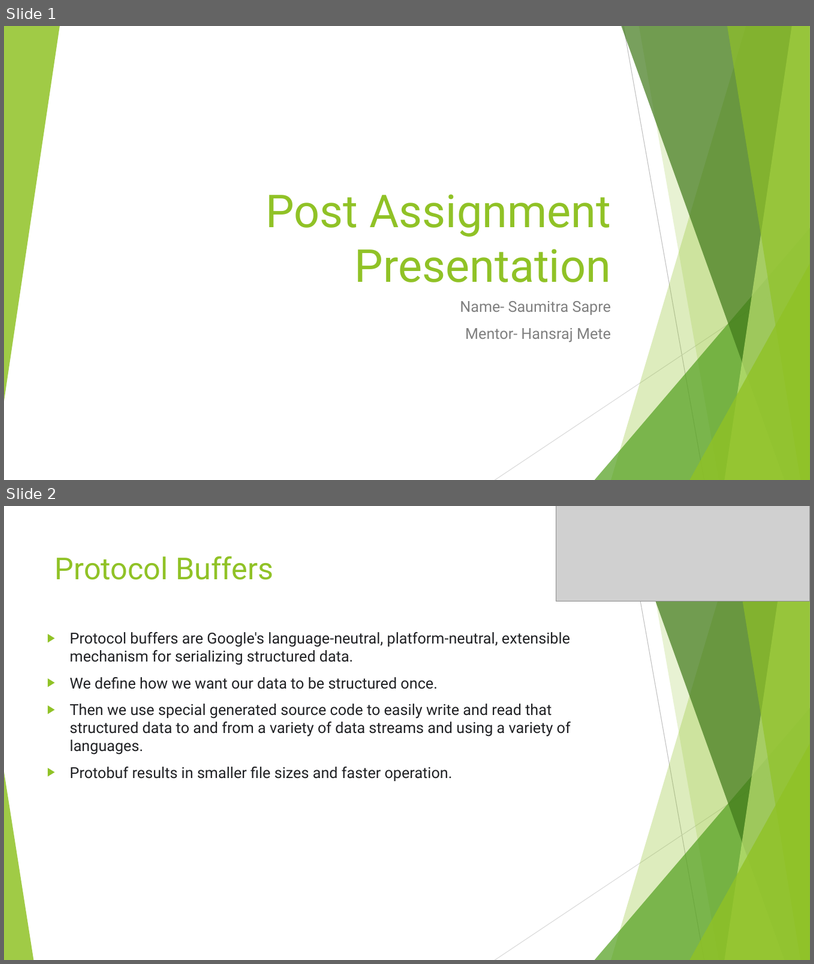
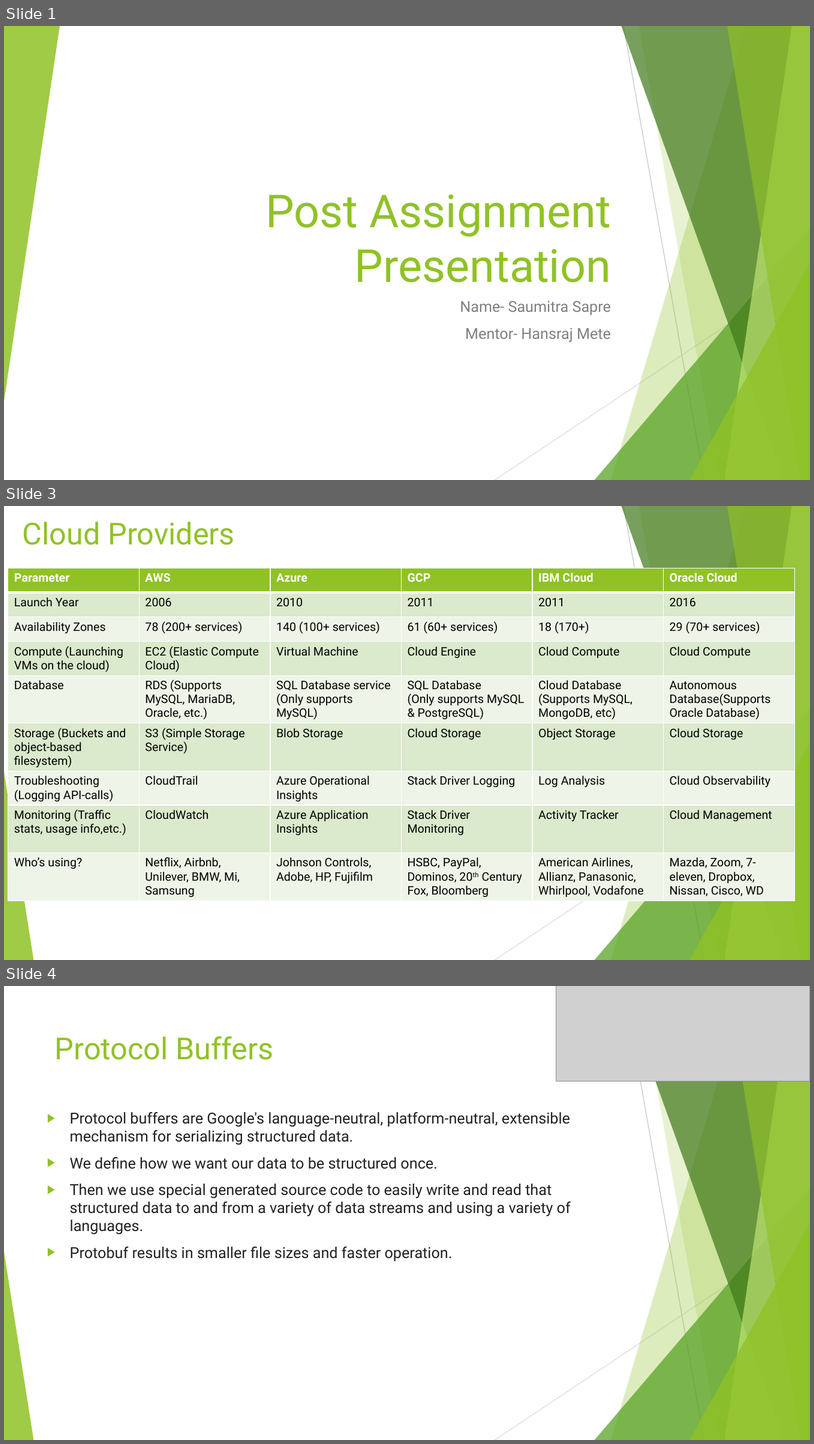
Before and after one commit to saumitrasapre/rackware-training, a slide deck: Presentation/Post_2week_Presentation.pptx. Shown one above the other, each under a label of ours: slides 1 and 2 before the commit, slides 1, 3 and 4 after it; the slides between them are not shown. The pictures are 814x964 and 814x1444 pixels, drawn with LibreOffice and Linux fonts; fonts in the diff are those of the drawing; grey boxes stand for pictures. Boxes give left, top, right and bottom in pixels: in the first picture for what was removed or moved away, otherwise in the second. Text is boxed around its words. In the diff, an @@ line names an element or a change of style, - is before the commit and + after.

```diff
--- a/Presentation/Post_2week_Presentation.pptx
+++ b/Presentation/Post_2week_Presentation.pptx
@@ slide 3 added at box(4, 506, 810, 960), background #FFFFFF; not listed: 10 template elements that a slide beside it also shows @@
@@ title added at box(23, 522, 234, 545), 36 pt, text #90C226 @@
+Cloud Providers
@@ table added at box(8, 568, 796, 903), 9 rows, 6 columns @@
+Parameter | AWS | Azure | GCP | IBM Cloud | Oracle Cloud
+Launch Year | 2006 | 2010 | 2011 | 2011 | 2016
+Availability Zones | 78 (200+ services) | 140 (100+ services) | 61 (60+ services) | 18 (170+) | 29 (70+ services)
+Compute (Launching VMs on the cloud) | EC2 (Elastic Compute Cloud) | Virtual Machine | Cloud Engine | Cloud Compute | Cloud Compute
+Database | RDS (Supports MySQL, MariaDB, Oracle, etc.) | SQL Database service (Only supports MySQL) | SQL Database / (Only supports MySQL & PostgreSQL) | Cloud Database (Supports MySQL, MongoDB, etc) | Autonomous Database(Supports Oracle Database)
+Storage (Buckets and object-based filesystem) | S3 (Simple Storage Service) | Blob Storage | Cloud Storage | Object Storage | Cloud Storage
+Troubleshooting (Logging API-calls) | CloudTrail | Azure Operational Insights | Stack Driver Logging | Log Analysis | Cloud Observability
+Monitoring (Traffic stats, usage info,etc.) | CloudWatch | Azure Application Insights | Stack Driver Monitoring | Activity Tracker | Cloud Management
+Who’s using? | Netflix, Airbnb, Unilever, BMW, Mi, Samsung | Johnson Controls, Adobe, HP, Fujifilm | HSBC, PayPal, Dominos, 20th Century Fox, Bloomberg | American Airlines, Allianz, Panasonic, Whirlpool, Vodafone | Mazda, Zoom, 7-eleven, Dropbox, Nissan, Cisco, WD
@@ what was slide 2 is now slide 4 @@
```
Also in this commit, not shown: 2 slides changed, 1 other slide added, 4 other files.
